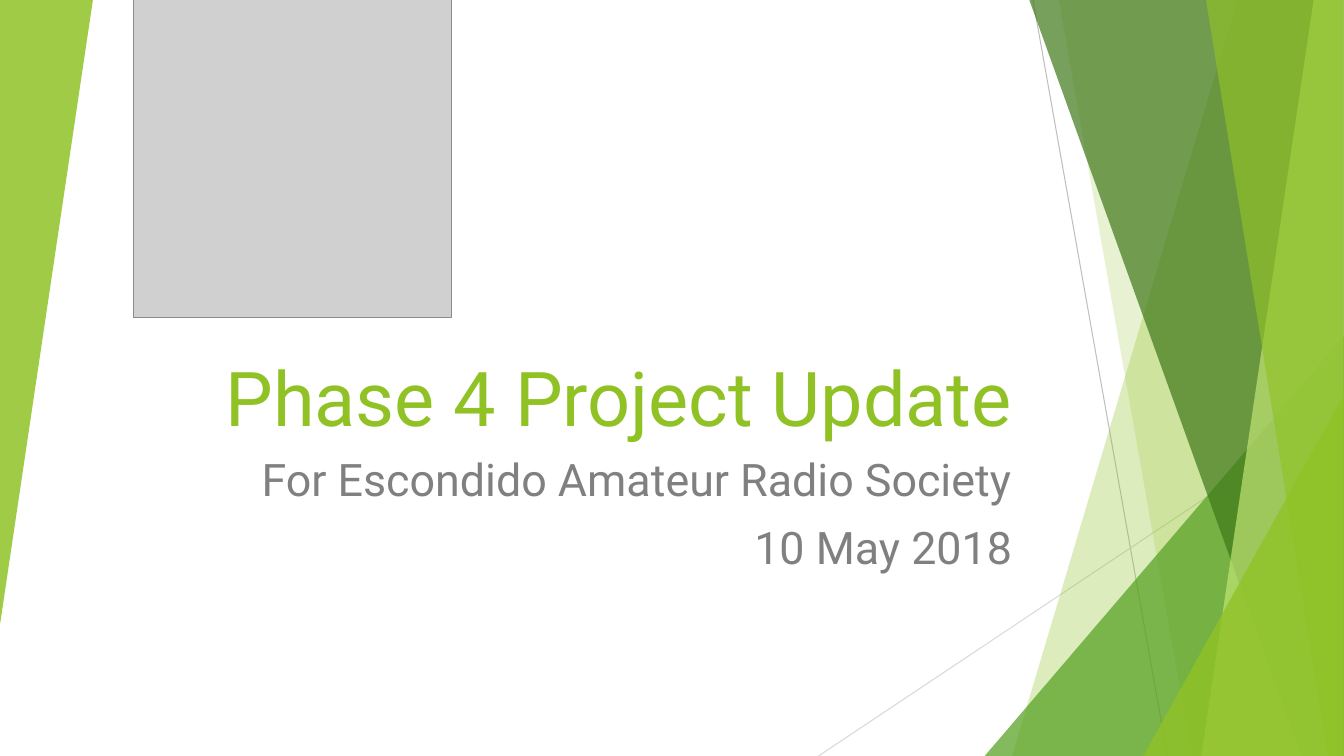
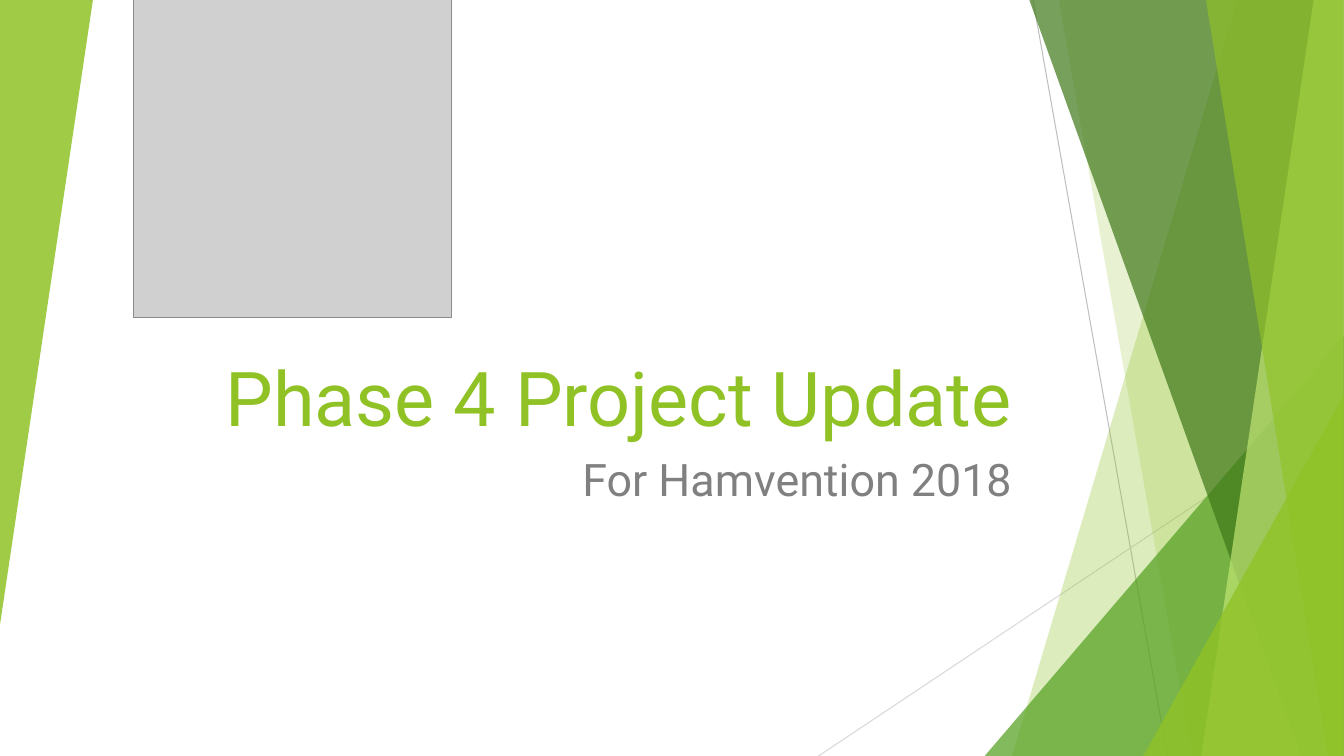
Before and after one commit to OpenResearchInstitute/documents, a slide deck: slide 1 of Papers_Articles_Presentations/Slide_Presentations/20180510Phase4ProjectUpdateForEARS.pptx. Drawn at 1344x756 pixels with LibreOffice and Linux fonts; fonts in the diff are those of the drawing; grey boxes stand for pictures. Boxes give left, top, right and bottom in pixels: in the first picture for what was removed or moved away, otherwise in the second. Text is boxed around its words. In the diff, an @@ line names an element or a change of style, - is before the commit and + after.

Commit message:
updated slides

```diff
--- a/Papers_Articles_Presentations/Slide_Presentations/20180510Phase4ProjectUpdateForEARS.pptx
+++ b/Papers_Articles_Presentations/Slide_Presentations/20180510Phase4ProjectUpdateForEARS.pptx
@@ subtitle at [582,464,1012,497]: text changed @@
-For Escondido Amateur Radio Society
-10 May 2018
+For Hamvention 2018
```
Also in this commit, not shown: 1 other slide changed, 1 other file.
